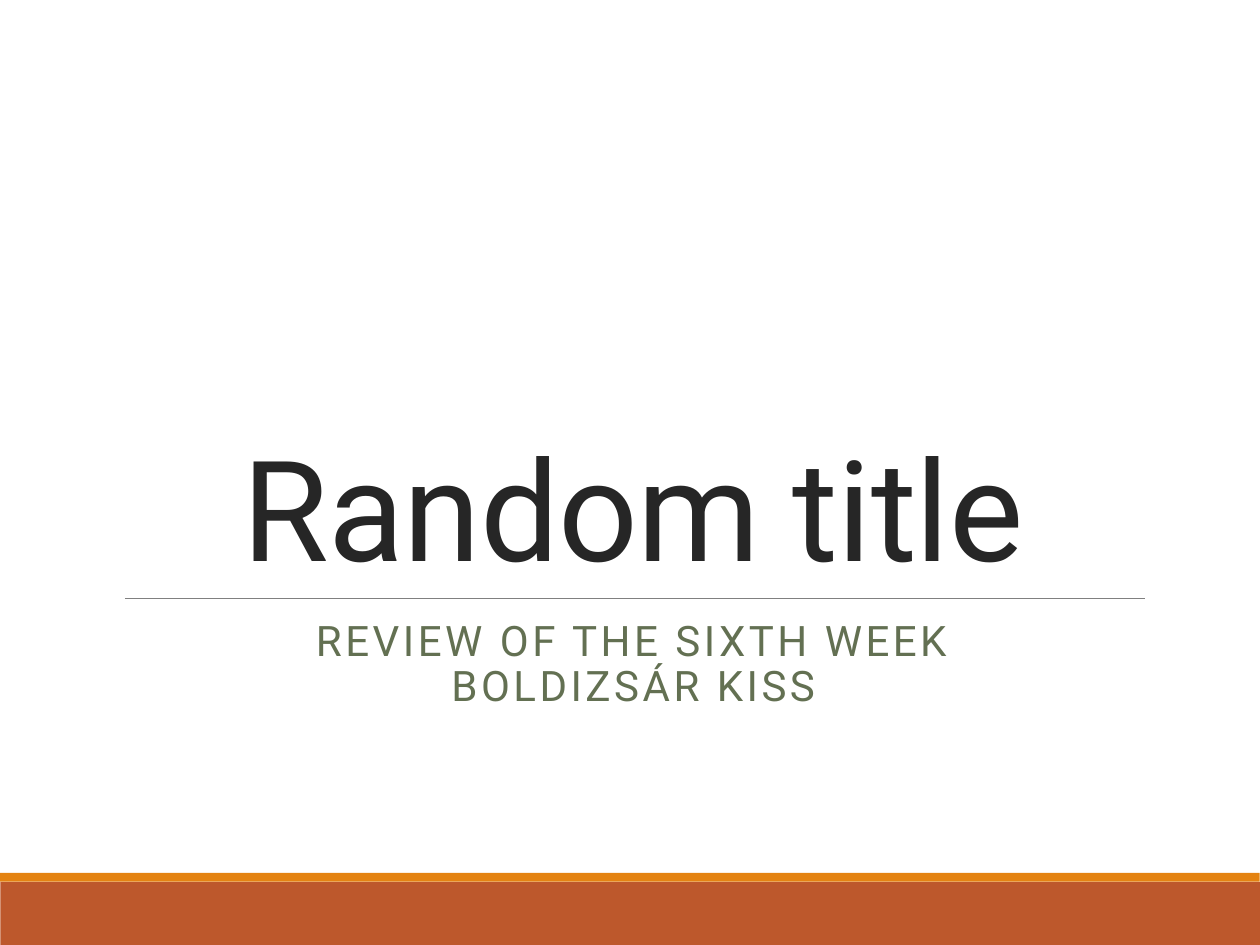
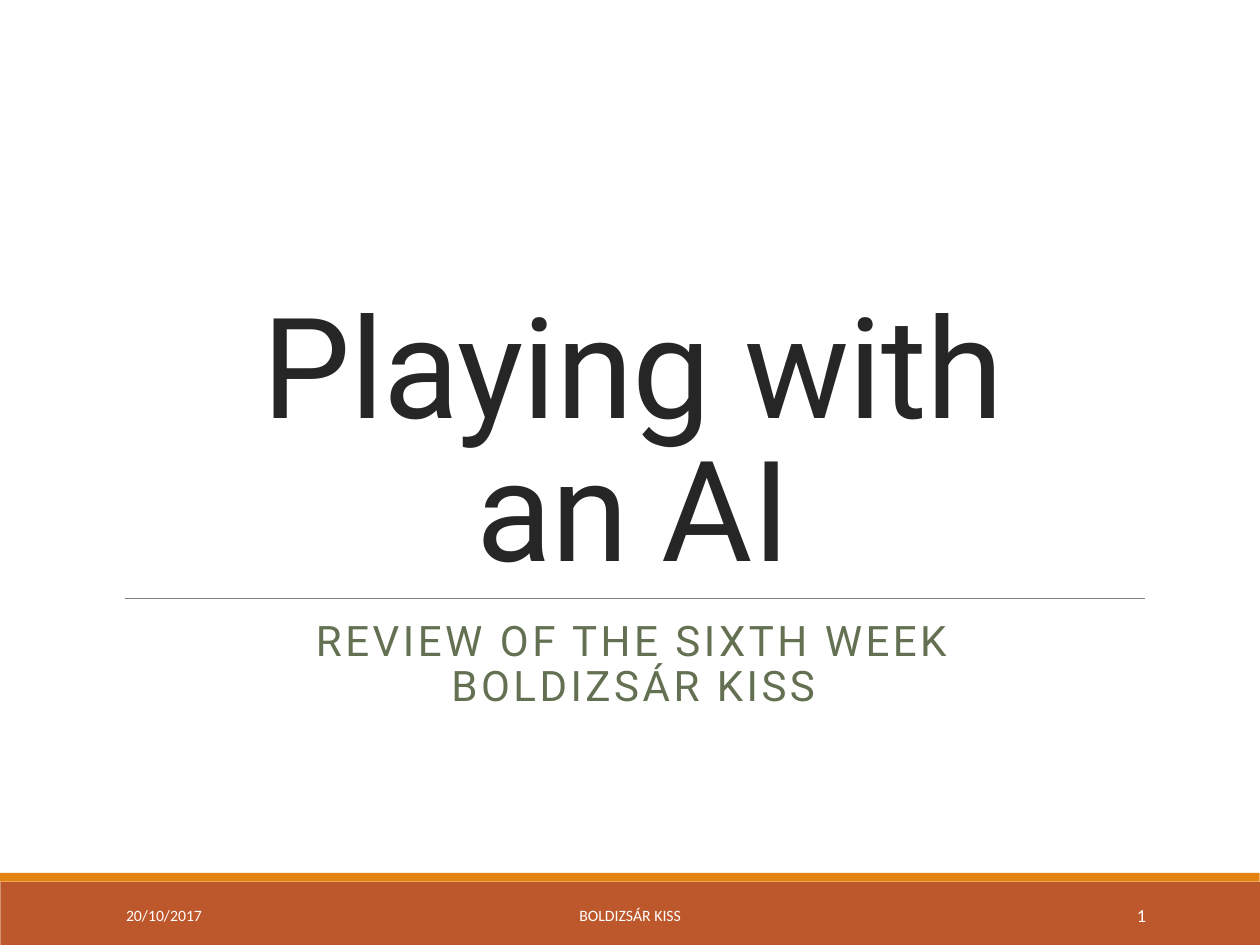
Before and after one commit to green-fox-academy/bpo106, a slide deck: slide 1 of week06/day05/demo/ppt-w06.pptx. Drawn at 1260x945 pixels with LibreOffice and Linux fonts; fonts in the diff are those of the drawing. Boxes give left, top, right and bottom in pixels: in the first picture for what was removed or moved away, otherwise in the second. Text is boxed around its words. In the diff, an @@ line names an element or a change of style, - is before the commit and + after.

```diff
--- a/week06/day05/demo/ppt-w06.pptx
+++ b/week06/day05/demo/ppt-w06.pptx
@@ title at box(263, 313, 1003, 563): text changed @@
-Random title
+Playing with
+an AI
@@ text added at box(126, 910, 202, 922), 9 pt, text #FFFFFF @@
+20/10/2017
@@ text added at box(579, 908, 681, 921), 9 pt, text #FFFFFF @@
+BOLDIZSÁR KISS
@@ page number added at box(1137, 910, 1146, 922), 10.5 pt, text #FFFFFF @@
+1
```
Also in this commit, not shown: 2 other slides changed, 4 slides added, 2 slides removed, 4 other files.
